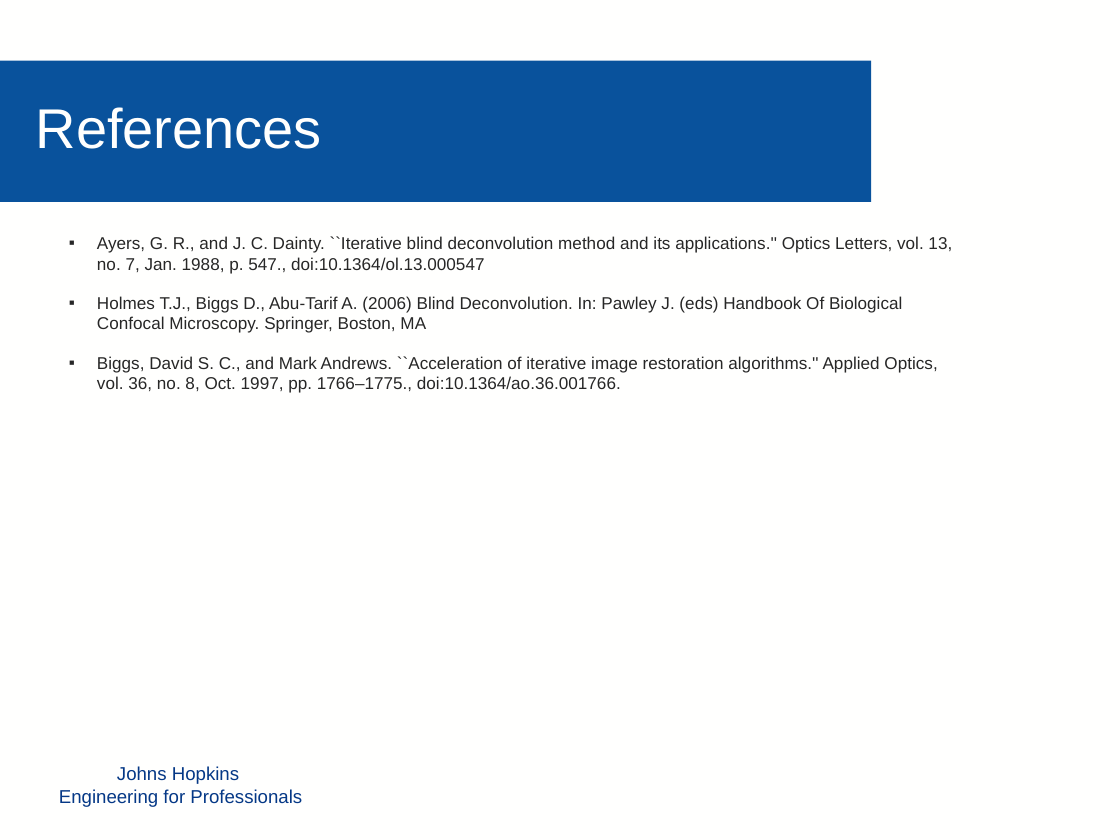
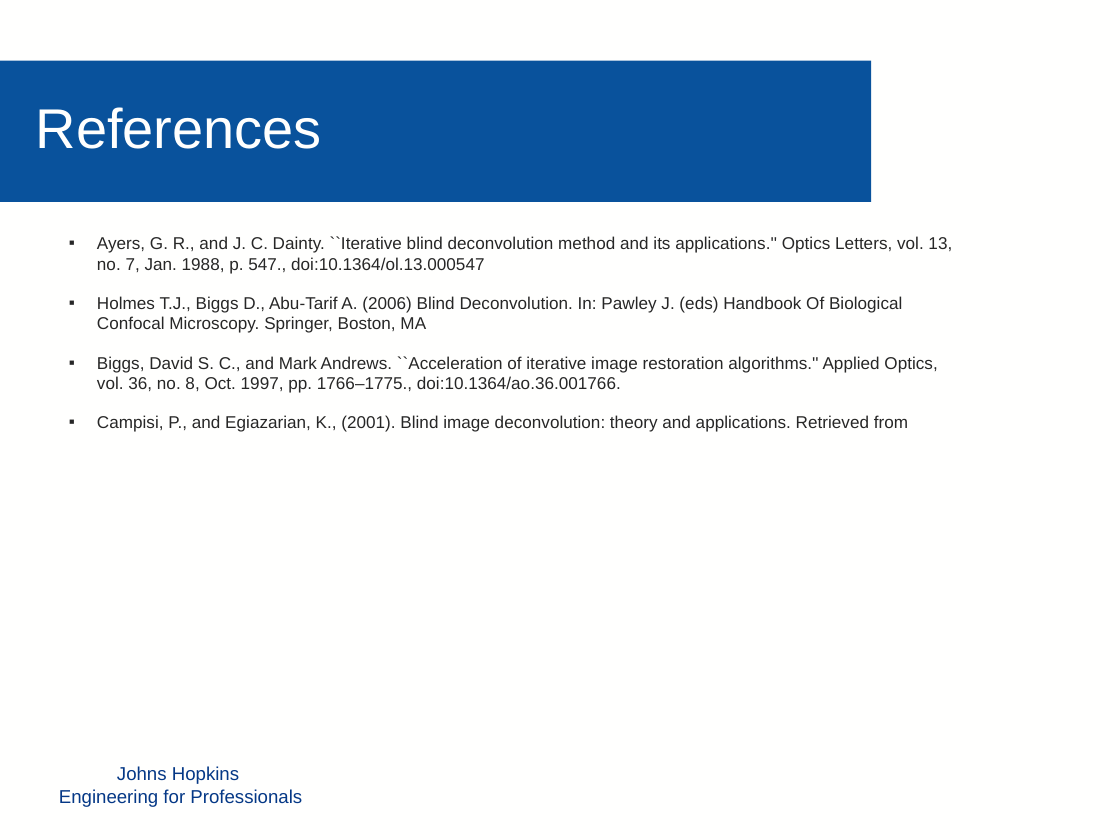
Before and after one commit to mollyn/matrixTheoryProject, a slide deck: slide 11 of Presentation/Diederich_Grassi_Nichols_PPT.pptx. Drawn at 1120x840 pixels with LibreOffice and Linux fonts; fonts in the diff are those of the drawing; background and template pictures are left out. Boxes give left, top, right and bottom in pixels: in the first picture for what was removed or moved away, otherwise in the second. Text is boxed around its words. In the diff, an @@ line names an element or a change of style, - is before the commit and + after.

```diff
--- a/Presentation/Diederich_Grassi_Nichols_PPT.pptx
+++ b/Presentation/Diederich_Grassi_Nichols_PPT.pptx
@@ text at [97,415,908,432]: paragraph added @@
+▪ Campisi, P., and Egiazarian, K., (2001). Blind image deconvolution: theory and applications. Retrieved from
```
Also in this commit, not shown: 2 other slides changed.
